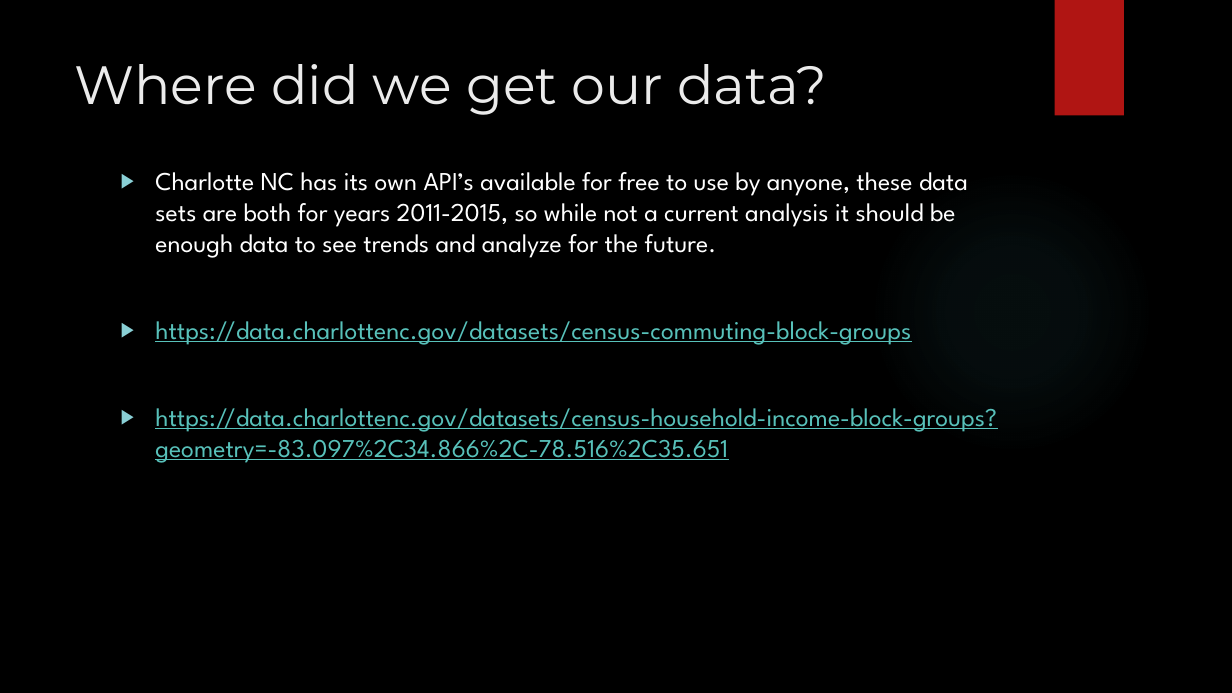
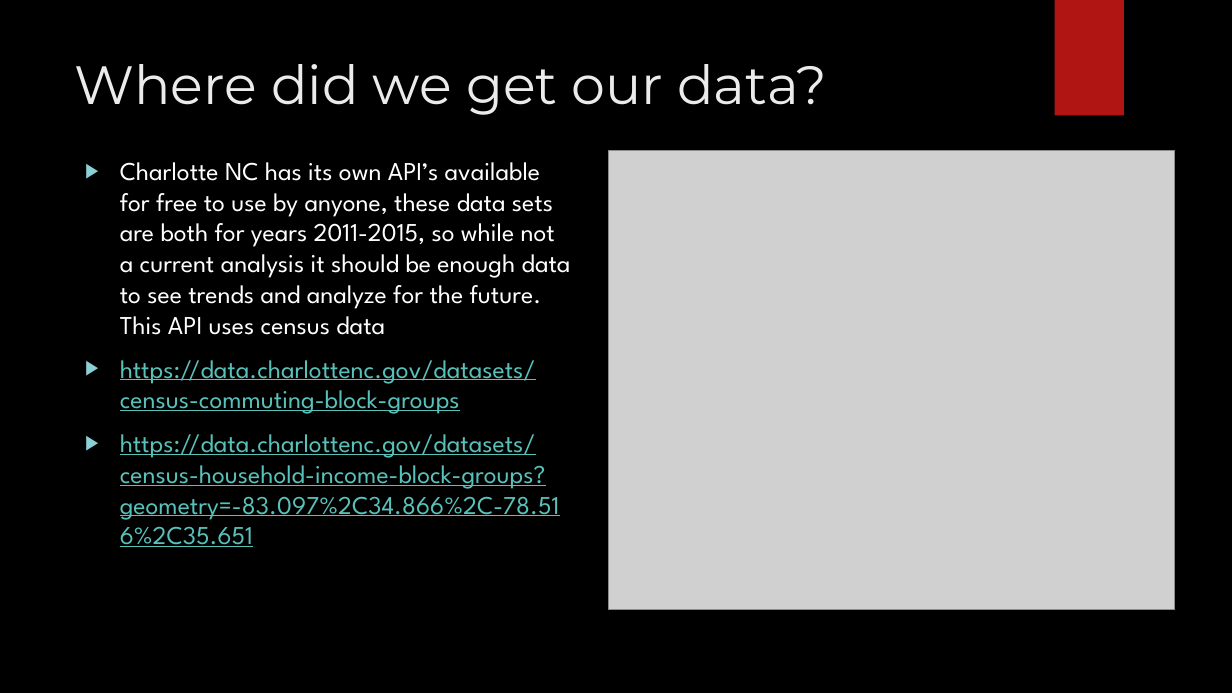
Before and after one commit to Apex8/Charlotte-income-vs-commute-analysis, a slide deck: slide 4 of Charlotte income vs commute.pptx. Drawn at 1232x693 pixels with LibreOffice and Linux fonts; fonts in the diff are those of the drawing; grey boxes stand for pictures; background and template pictures are left out. Boxes give left, top, right and bottom in pixels: in the first picture for what was removed or moved away, otherwise in the second. Text is boxed around its words. In the diff, an @@ line names an element or a change of style, - is before the commit and + after.

```diff
--- a/Charlotte income vs commute.pptx
+++ b/Charlotte income vs commute.pptx
@@ text "Charlotte NC has its own ...": place and size @@
-text "Charlotte NC has its own ..." at box(155, 172, 997, 463)
+text "Charlotte NC has its own ..." at box(120, 162, 571, 547)
@@ text at box(120, 162, 571, 335): text changed @@
-▶ Charlotte NC has its own API’s available for free to use by anyone, these data sets are both for years 2011-2015, so while not a current analysis it should be enough data to see trends and analyze for the future.
+▶ Charlotte NC has its own API’s available for free to use by anyone, these data sets are both for years 2011-2015, so while not a current analysis it should be enough data to see trends and analyze for the future. This API uses census data
@@ picture added at box(609, 150, 1176, 609) @@
@@ ellipse removed at box(870, 169, 1154, 454) @@
```
Also in this commit, not shown: 1 other slide changed, 1 other file.
